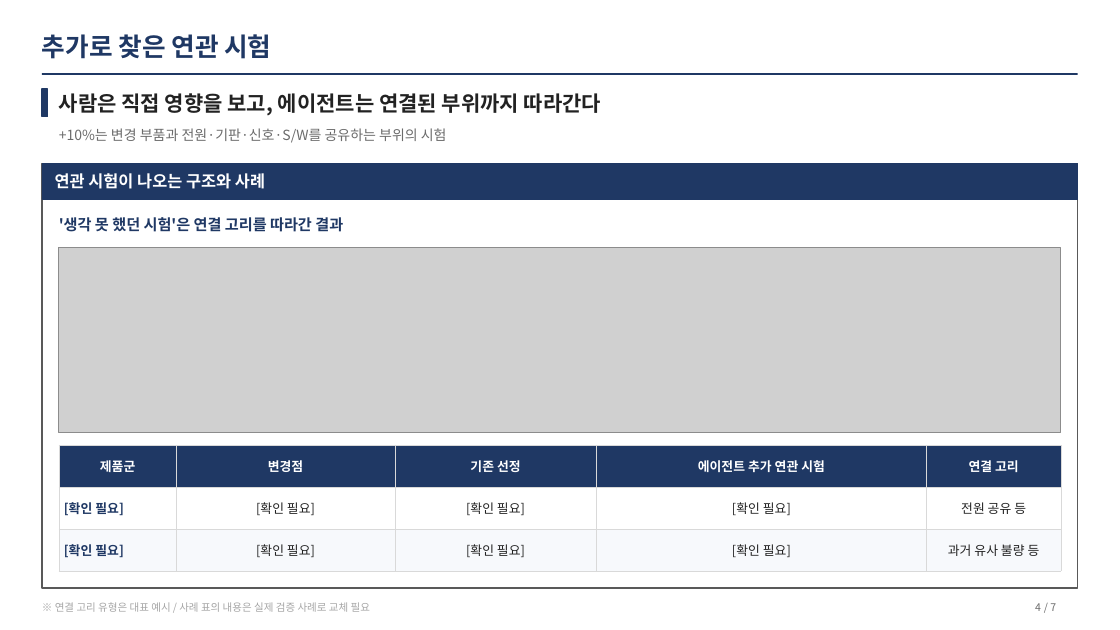
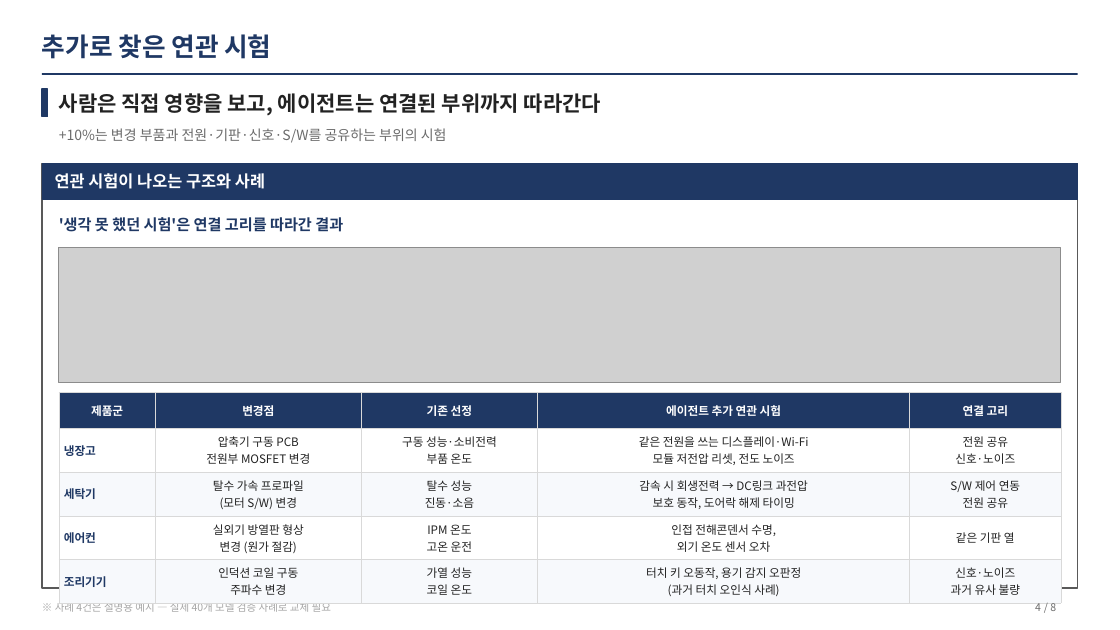
Before and after one commit to kimeungjin-cmd/Start1, a slide deck: slide 4 of output/vp/시험항목자동선정_성과보고.pptx. Drawn at 1120x630 pixels with LibreOffice and Linux fonts; fonts in the diff are those of the drawing; grey boxes stand for pictures. Boxes give left, top, right and bottom in pixels: in the first picture for what was removed or moved away, otherwise in the second. Text is boxed around its words. In the diff, an @@ line names an element or a change of style, - is before the commit and + after.

```diff
--- a/output/vp/시험항목자동선정_성과보고.pptx
+++ b/output/vp/시험항목자동선정_성과보고.pptx
@@ picture: place and size @@
-picture at [59, 248, 1061, 433]
+picture at [59, 248, 1061, 382]
@@ table at [59, 392, 1061, 600] @@
-row 2: [확인 필요] | [확인 필요] | [확인 필요] | [확인 필요] | 전원 공유 등
-row 3: [확인 필요] | [확인 필요] | [확인 필요] | [확인 필요] | 과거 유사 불량 등
+row 2: 냉장고 | 압축기 구동 PCB / 전원부 MOSFET 변경 | 구동 성능·소비전력 / 부품 온도 | 같은 전원을 쓰는 디스플레이·Wi-Fi / 모듈 저전압 리셋, 전도 노이즈 | 전원 공유 / 신호·노이즈
+row 3: 세탁기 | 탈수 가속 프로파일 / (모터 S/W) 변경 | 탈수 성능 / 진동·소음 | 감속 시 회생전력 → DC링크 과전압 / 보호 동작, 도어락 해제 타이밍 | S/W 제어 연동 / 전원 공유
+row 4: 에어컨 | 실외기 방열판 형상 / 변경 (원가 절감) | IPM 온도 / 고온 운전 | 인접 전해콘덴서 수명, / 외기 온도 센서 오차 | 같은 기판 열
+row 5: 조리기기 | 인덕션 코일 구동 / 주파수 변경 | 가열 성능 / 코일 온도 | 터치 키 오동작, 용기 감지 오판정 / (과거 터치 오인식 사례) | 신호·노이즈 / 과거 유사 불량
@@ table: place and size @@
-table at [59, 445, 1061, 562]
+table at [59, 392, 1061, 600]
@@ text at [55, 604, 331, 612]: text changed @@
-※ 연결 고리 유형은 대표 예시 / 사례 표의 내용은 실제 검증 사례로 교체 필요
+※ 사례 4건은 설명용 예시 — 실제 40개 모델 검증 사례로 교체 필요
@@ text at [1050, 603, 1056, 611]: text changed @@
-/ 7
+/ 8
```
Also in this commit, not shown: 5 other slides changed, 1 slide added, 4 other files.
